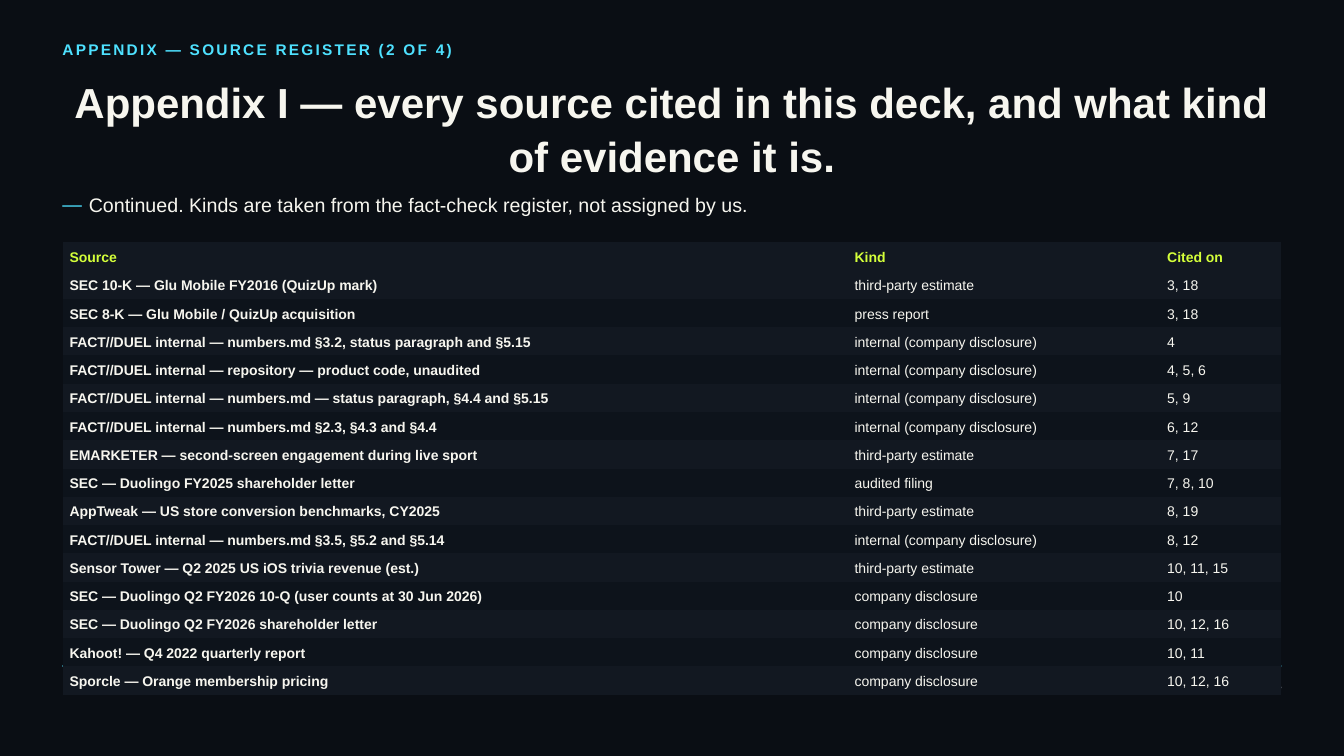
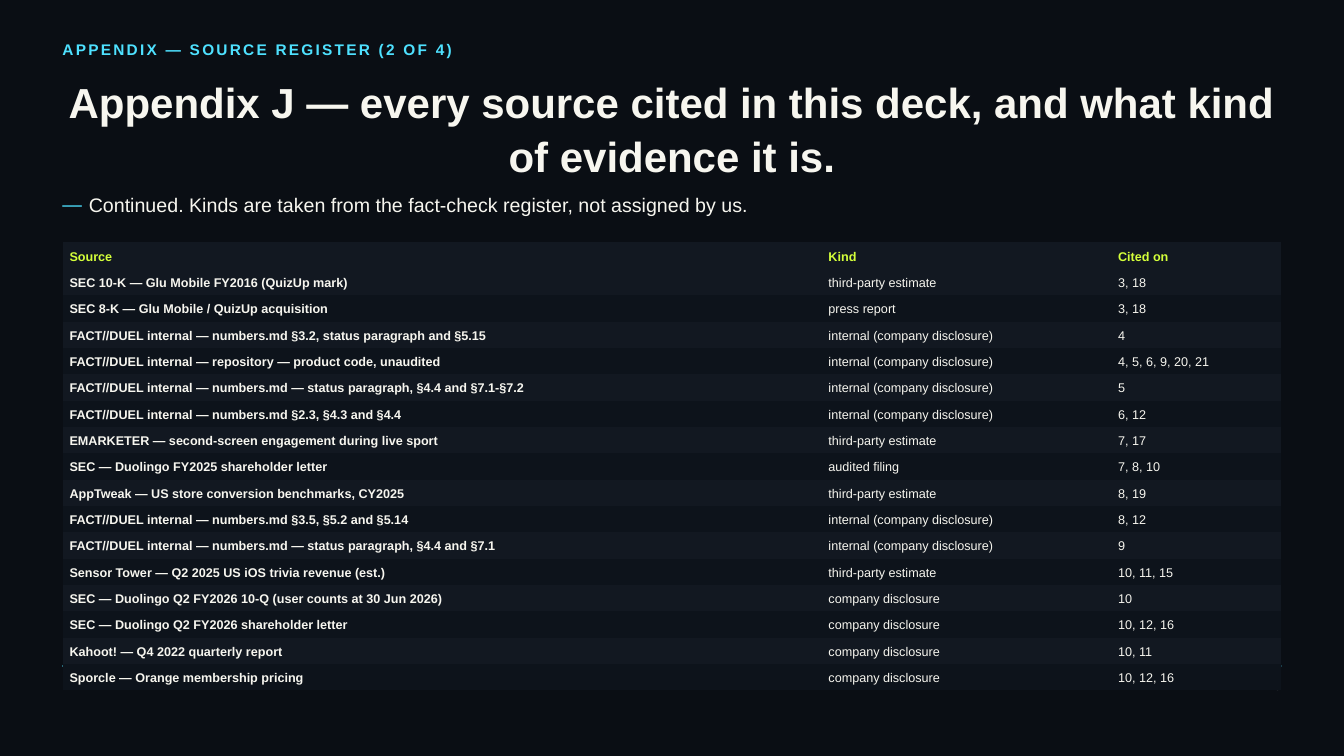
Before and after one commit to occult-kranti/fact-duel, a slide deck: slide 25 of public/product/investor/factduel-seed-deck.pptx (slide 24 before the commit). Drawn at 1344x756 pixels with LibreOffice and Linux fonts; fonts in the diff are those of the drawing. Boxes give left, top, right and bottom in pixels: in the first picture for what was removed or moved away, otherwise in the second. Text is boxed around its words. In the diff, an @@ line names an element or a change of style, - is before the commit and + after.

```diff
--- a/public/product/investor/factduel-seed-deck.pptx
+++ b/public/product/investor/factduel-seed-deck.pptx
@@ title at bbox=[69, 87, 1274, 173]: text changed @@
-Appendix I — every source cited in this deck, and what kind of evidence it is.
+Appendix J — every source cited in this deck, and what kind of evidence it is.
@@ table at bbox=[63, 243, 1281, 689] @@
-row 5, column 3: 4, 5, 6
+row 5, column 3: 4, 5, 6, 9, 20, 21
-row 6, column 1: FACT//DUEL internal — numbers.md — status paragraph, §4.4 and §5.15
+row 6, column 1: FACT//DUEL internal — numbers.md — status paragraph, §4.4 and §7.1-§7.2
-row 6, column 3: 5, 9
+row 6, column 3: 5
+row 12: FACT//DUEL internal — numbers.md — status paragraph, §4.4 and §7.1 | internal (company disclosure) | 9
```
Also in this commit, not shown: 16 other slides changed, 1 slide added, 5 other files.
